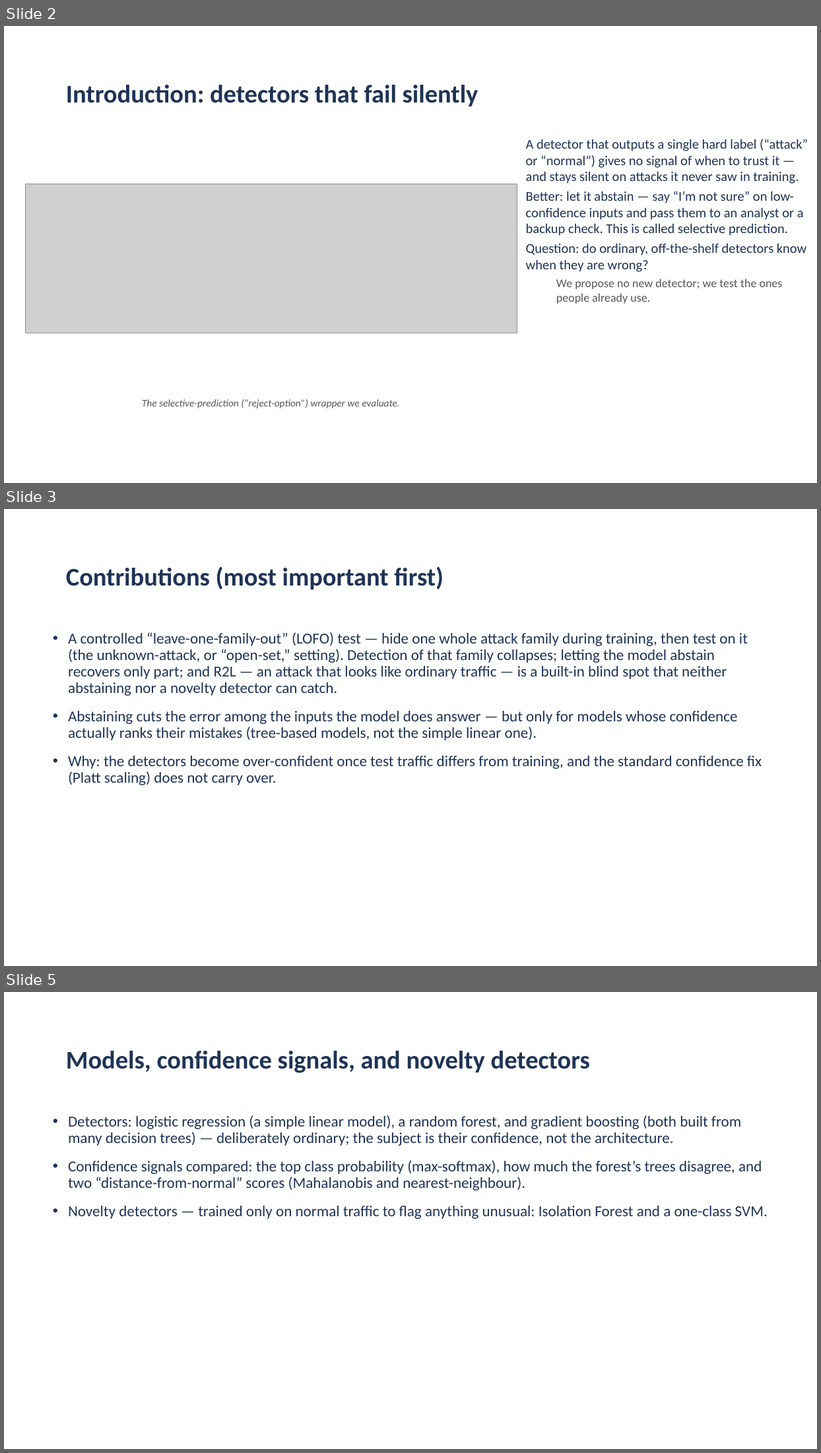
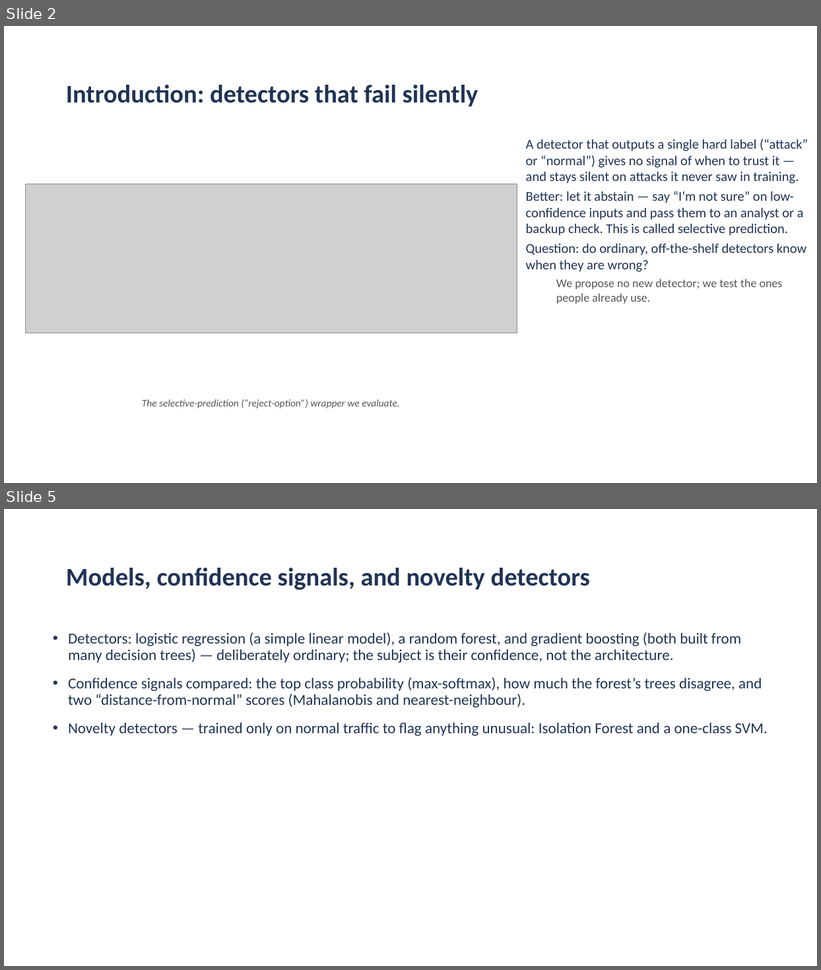
Before and after one commit to aiparallel0/chaoscrypt, a slide deck: papers/paper2-ids-selective/presentation.pptx. Shown one above the other, each under a label of ours: slides 2, 3 and 5 before the commit, slides 2 and 5 after it; the slides between them are not shown. The pictures are 821x1453 and 821x970 pixels, drawn with LibreOffice and Linux fonts; fonts in the diff are those of the drawing; grey boxes stand for pictures; background and template pictures are left out. Boxes give left, top, right and bottom in pixels: in the first picture for what was removed or moved away, otherwise in the second. Text is boxed around its words. In the diff, an @@ line names an element or a change of style, - is before the commit and + after.

```diff
--- a/papers/paper2-ids-selective/presentation.pptx
+++ b/papers/paper2-ids-selective/presentation.pptx
@@ slide 3 removed at (4, 509, 817, 966), background picture (left out) @@
@@ title removed at (66, 566, 444, 590) @@
-Contributions (most important first)
@@ text removed at (68, 632, 762, 786) @@
-• A controlled “leave-one-family-out” (LOFO) test — hide one whole attack family during training, then test on it (the unknown-attack, or “open-set,” setting). Detection of that family collapses; letting the model abstain recovers only part; and R2L — an attack that looks like ordinary traffic — is a built-in blind spot that neither abstaining nor a novelty detector can catch.
-• Abstaining cuts the error among the inputs the model does answer — but only for models whose confidence actually ranks their mistakes (tree-based models, not the simple linear one).
-• Why: the detectors become over-confident once test traffic differs from training, and the standard confidence fix (Platt scaling) does not carry over.
```
Also in this commit, not shown: 4 slides changed, 4 slides added, 2 other slides removed, 26 other files.
